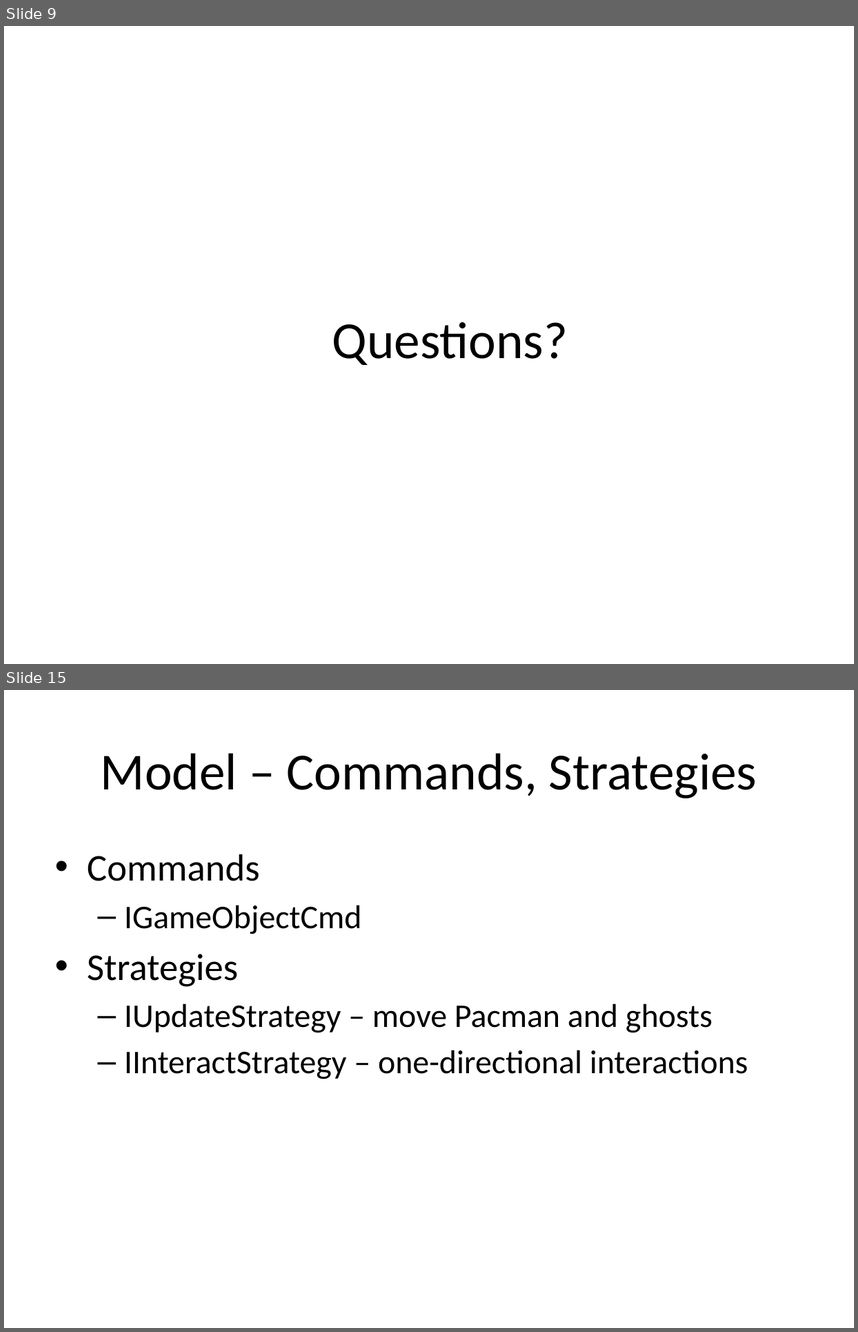
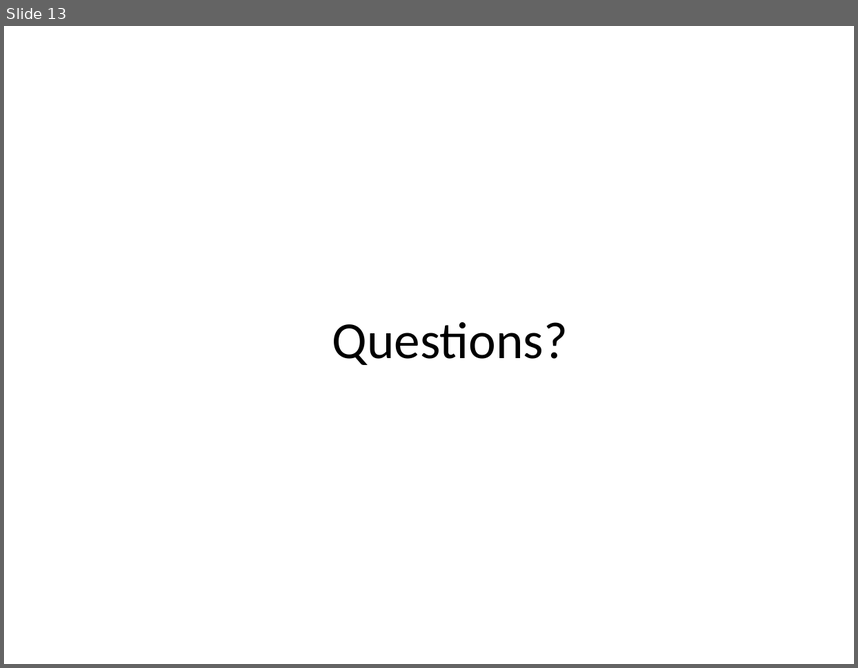
Before and after one commit to 11manu96/comp504-H7, a slide deck: src/main/resources/hw7_presentation.pptx. Shown one above the other, each under a label of ours: slides 9 and 15 before the commit, slide 13 after it; the slides between them are not shown. The pictures are 858x1332 and 858x668 pixels, drawn with LibreOffice and Linux fonts; fonts in the diff are those of the drawing. Boxes give left, top, right and bottom in pixels: in the first picture for what was removed or moved away, otherwise in the second. Text is boxed around its words. In the diff, an @@ line names an element or a change of style, - is before the commit and + after.

```diff
--- a/src/main/resources/hw7_presentation.pptx
+++ b/src/main/resources/hw7_presentation.pptx
@@ slide 15 removed at [4,690,854,1328], background #FFFFFF @@
@@ title removed at [101,753,757,798] @@
-Model – Commands, Strategies
@@ text removed at [87,854,749,1079] @@
-• Commands
-  – IGameObjectCmd
-• Strategies
-  – IUpdateStrategy – move Pacman and ghosts
-  – IInteractStrategy – one-directional interactions
@@ what was slide 9 is now slide 13 @@
```
Also in this commit, not shown: 2 slides changed, 7 slides added, 8 other slides removed.
